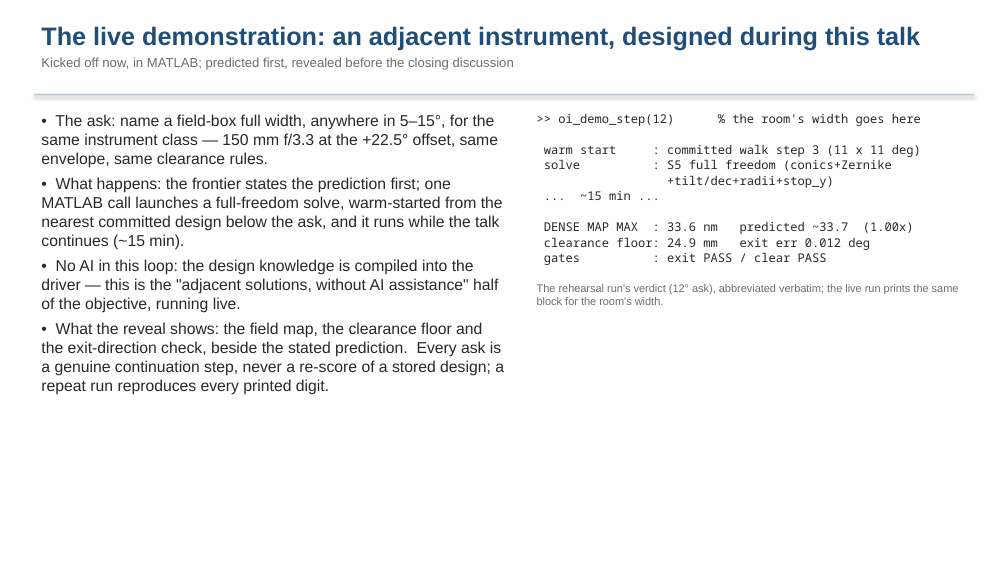
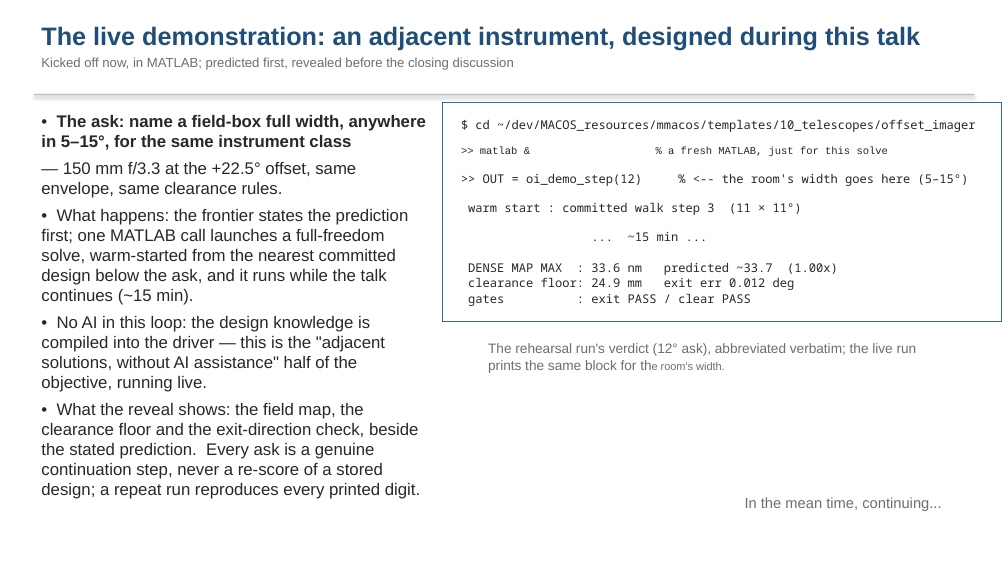
Before and after one commit to nasa-jpl/macos, a slide deck: slide 9 of demo_session/deck_keysight_edit.pptx. Drawn at 1008x567 pixels with LibreOffice and Linux fonts; fonts in the diff are those of the drawing. Boxes give left, top, right and bottom in pixels: in the first picture for what was removed or moved away, otherwise in the second. Text is boxed around its words. In the diff, an @@ line names an element or a change of style, - is before the commit and + after.

```diff
--- a/demo_session/deck_keysight_edit.pptx
+++ b/demo_session/deck_keysight_edit.pptx
@@ text at (41, 115, 426, 198): text changed; size 15 to 16 pt; bold on @@
-• The ask: name a field-box full width, anywhere in 5–15°, for the same instrument class — 150 mm f/3.3 at the +22.5° offset, same envelope, same clearance rules.
+• The ask: name a field-box full width, anywhere in 5–15°, for the same instrument class
+— 150 mm f/3.3 at the +22.5° offset, same envelope, same clearance rules.
@@ rectangle added at (443, 103, 1002, 321), fill #FFFFFF, outline #3465A4 0 pt @@
@@ text "$ cd ~/dev/MACOS_resources/mmacos/templates/10_telescopes/of ...": place and size @@
-text "$ cd ~/dev/MACOS_resources/mmacos/templates/10_telescopes/of ..." at (544, 113, 921, 265)
+text "$ cd ~/dev/MACOS_resources/mmacos/templates/10_telescopes/of ..." at (468, 119, 975, 306)
@@ text at (468, 119, 975, 215): text changed @@
->> oi_demo_step(12) % the room's width goes here
-warm start : committed walk step 3 (11 x 11 deg)
-solve : S5 full freedom (conics+Zernike
-+tilt/dec+radii+stop_y)
+$ cd ~/dev/MACOS_resources/mmacos/templates/10_telescopes/offset_imager
+>> matlab & % a fresh MATLAB, just for this solve
+>> OUT = oi_demo_step(12) % <-- the room's width goes here (5–15°)
+warm start : committed walk step 3 (11 × 11°)
@@ text at (41, 209, 420, 499): size 15 to 16 pt in "• What happens: the frontier states the ...", "• No AI in this loop: the ...", "• What the reveal shows: the field ..." @@
@@ text "The rehearsal run's verdict (12° ...": place and size @@
-text "The rehearsal run's verdict (12° ..." at (537, 284, 959, 305)
+text "The rehearsal run's verdict (12° ..." at (488, 343, 917, 373)
@@ text "The rehearsal run's verdict (12° ..." at (488, 343, 917, 373): size 10.5 to 13 pt in "The rehearsal run's verdict (12° ask), abbreviated ..." @@
@@ text added at (745, 497, 941, 511), 14 pt, text #6E6E6E @@
+In the mean time, continuing...
```
Also in this commit, not shown: 4 other files.
